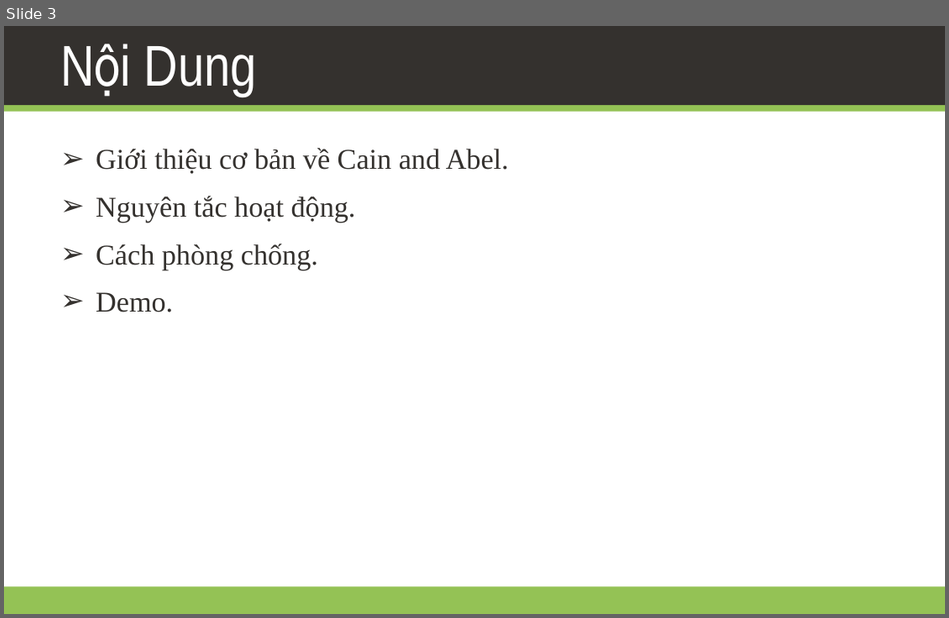
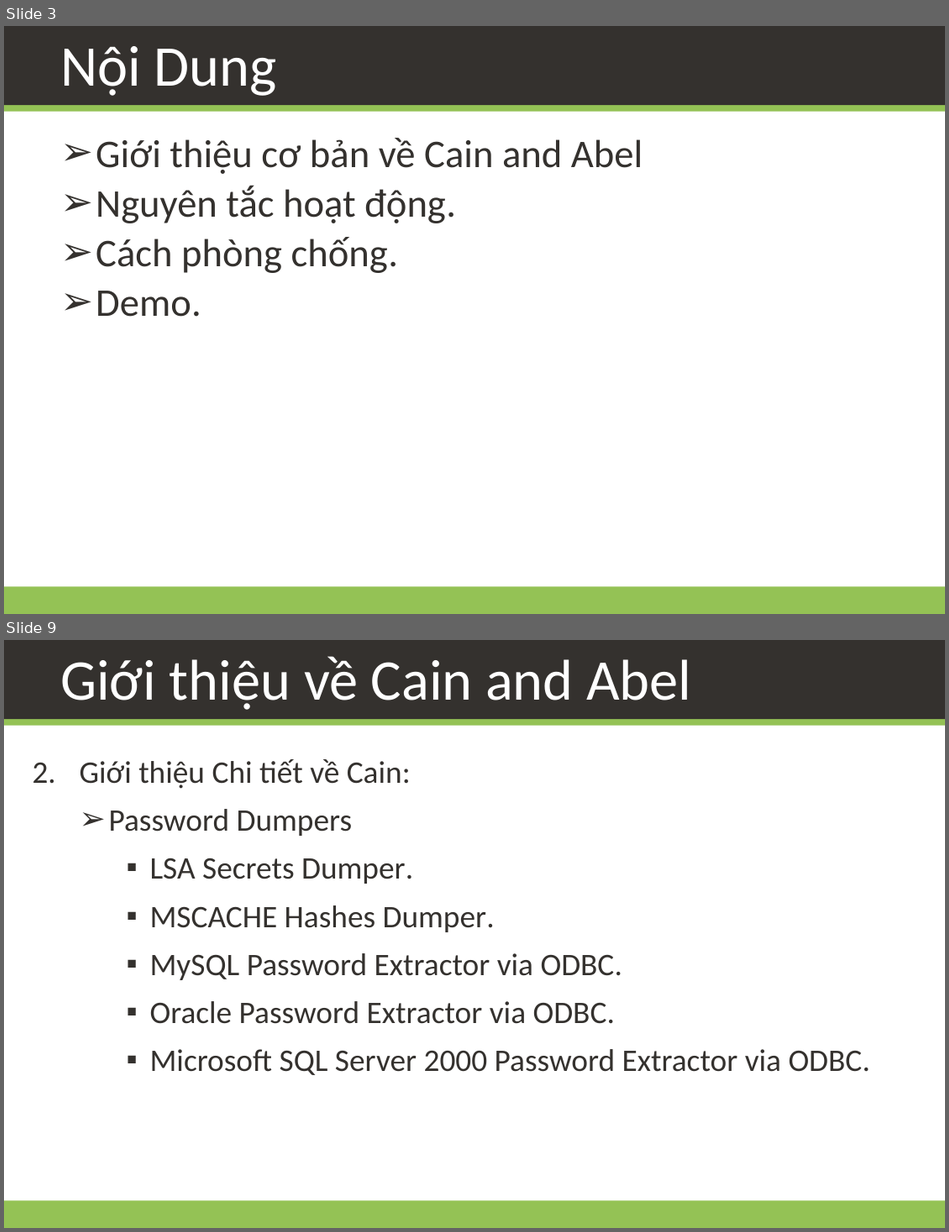
Before and after one commit to daotk/cdkpt, a slide deck: CDBM/Team Assignment 01/Team02.pptx. Shown one above the other, each under a label of ours: slide 3 before the commit, slides 3 and 9 after it; the slides between them are not shown. The pictures are 949x618 and 949x1232 pixels, drawn with LibreOffice and Linux fonts; fonts in the diff are those of the drawing; background and template pictures are left out. Boxes give left, top, right and bottom in pixels: in the first picture for what was removed or moved away, otherwise in the second. Text is boxed around its words. In the diff, an @@ line names an element or a change of style, - is before the commit and + after.

```diff
--- a/CDBM/Team Assignment 01/Team02.pptx
+++ b/CDBM/Team Assignment 01/Team02.pptx
@@ slide 9 added at (4, 640, 945, 1228), background #FFFFFF; not listed: 3 template elements that a slide beside it also shows @@
@@ title added at (60, 656, 691, 710), 44 pt, text #FFFFFF @@
+Giới thiệu về Cain and Abel
@@ text added at (80, 759, 871, 1075), 24 pt, text #34312E @@
+2. Giới thiệu Chi tiết về Cain:
+  ➢ Password Dumpers
+    ▪ LSA Secrets Dumper.
+    ▪ MSCACHE Hashes Dumper.
+    ▪ MySQL Password Extractor via ODBC.
+    ▪ Oracle Password Extractor via ODBC.
+    ▪ Microsoft SQL Server 2000 Password Extractor via ODBC.
@@ slide 3 changed as well @@
@@ title "Nội Dung" at (60, 46, 277, 96): font Arial Narrow to Calibri @@
@@ text at (96, 138, 642, 174): text changed; size 22 to 30 pt; font Times New Roman to Calibri @@
-➢ Giới thiệu cơ bản về Cain and Abel.
+➢ Giới thiệu cơ bản về Cain and Abel
@@ text at (96, 185, 456, 317): size 22 to 30 pt, font Times New Roman to Calibri in "Nguyên tắc hoạt động.", "Cách phòng chống.", "Demo."; more space between paragraphs @@
```
Also in this commit, not shown: 2 other slides changed, 14 other slides added, 3 slides removed.
